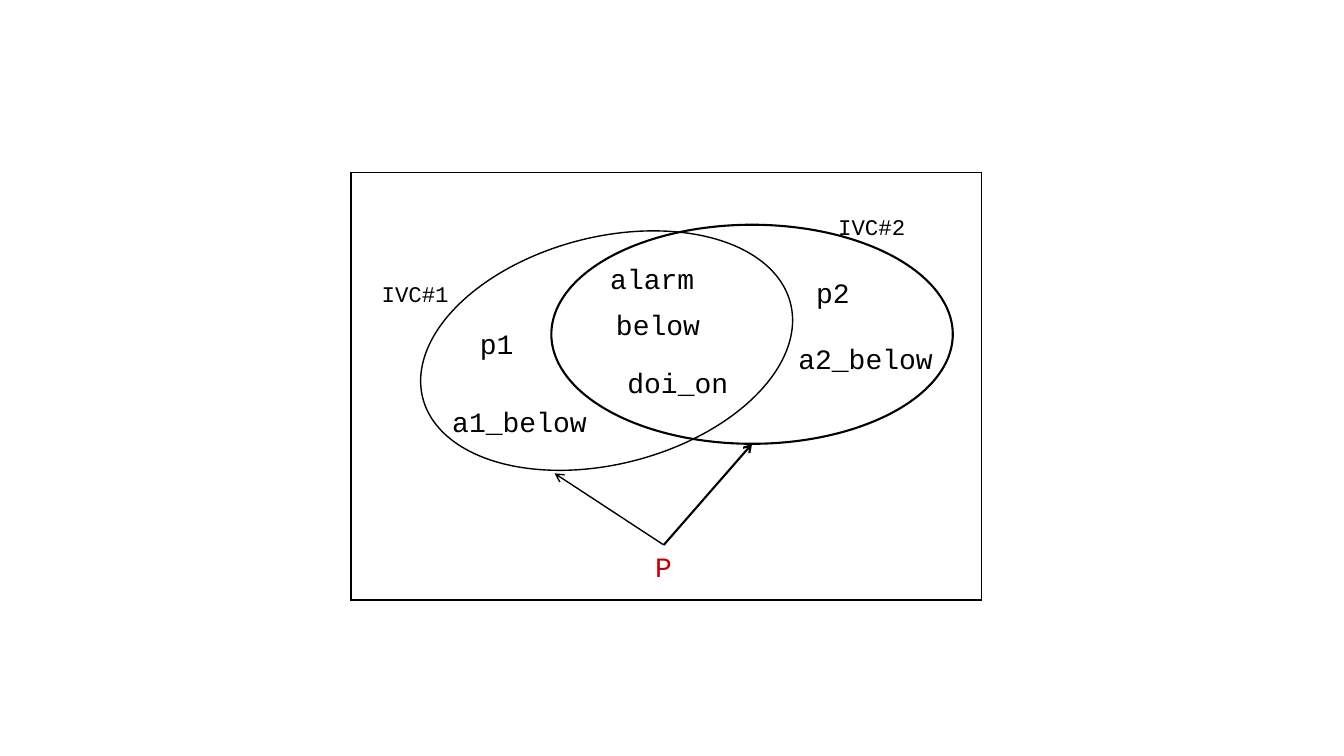
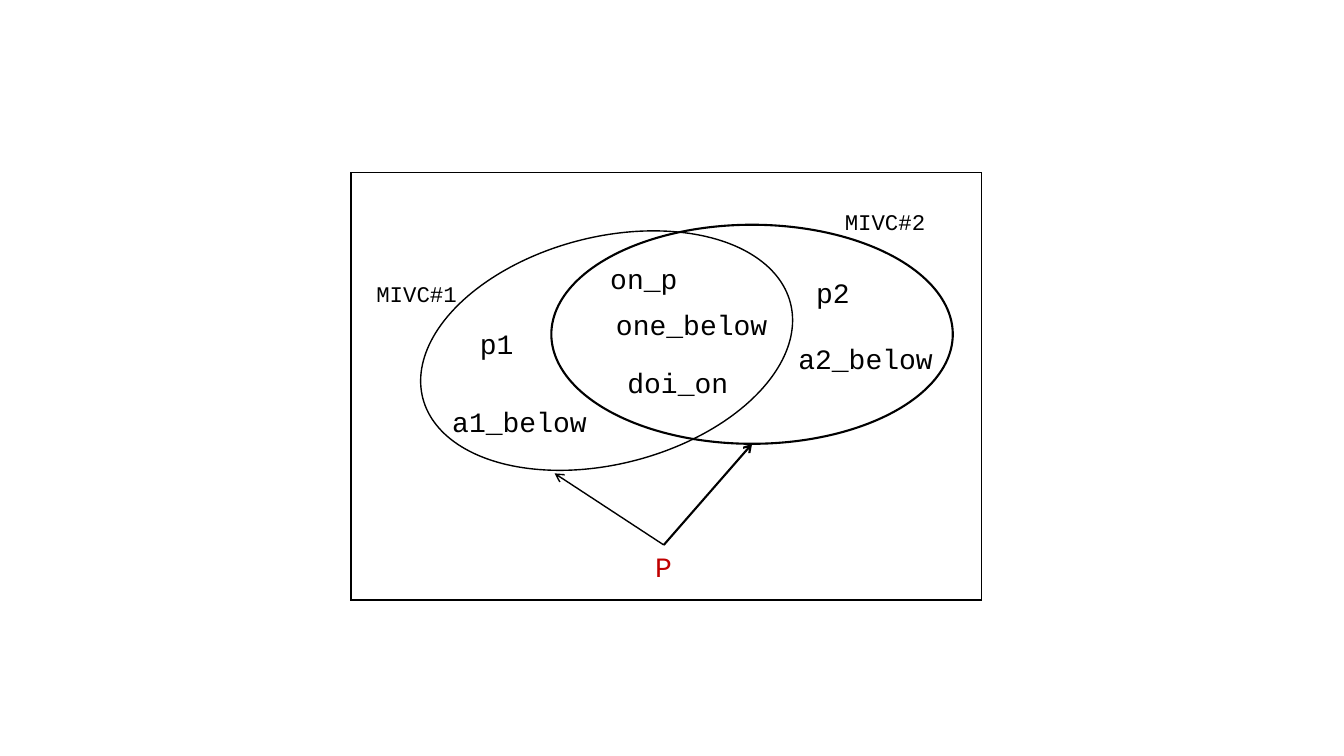
Before and after one commit to elaghs/Working, a slide deck: slide 2 of all_ivcs/all_ivcs_TEX/figs/figs.pptx. Drawn at 1344x756 pixels with LibreOffice and Linux fonts; fonts in the diff are those of the drawing. Boxes give left, top, right and bottom in pixels: in the first picture for what was removed or moved away, otherwise in the second. Text is boxed around its words. In the diff, an @@ line names an element or a change of style, - is before the commit and + after.

```diff
--- a/all_ivcs/all_ivcs_TEX/figs/figs.pptx
+++ b/all_ivcs/all_ivcs_TEX/figs/figs.pptx
@@ text at <box>845,215,925,237</box>: text changed @@
-IVC#2
+MIVC#2
@@ text at <box>376,287,456,308</box>: text changed @@
-IVC#1
+MIVC#1
@@ text at <box>610,274,677,295</box>: text changed @@
-alarm
+on_p
@@ text at <box>616,315,767,338</box>: text changed @@
-below
+one_below
```
Also in this commit, not shown: 1 other slide changed, 1 slide added, 3 other files.
